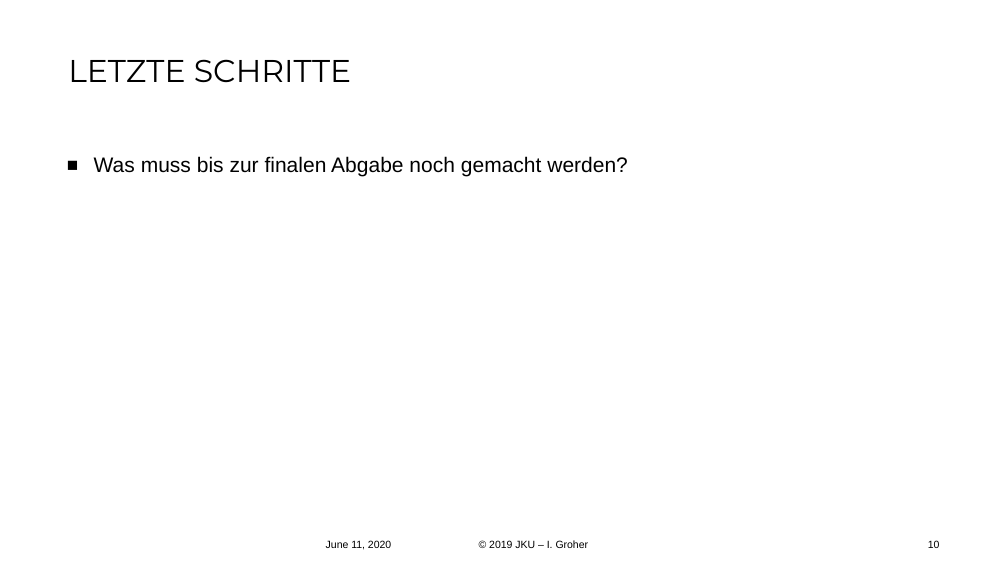
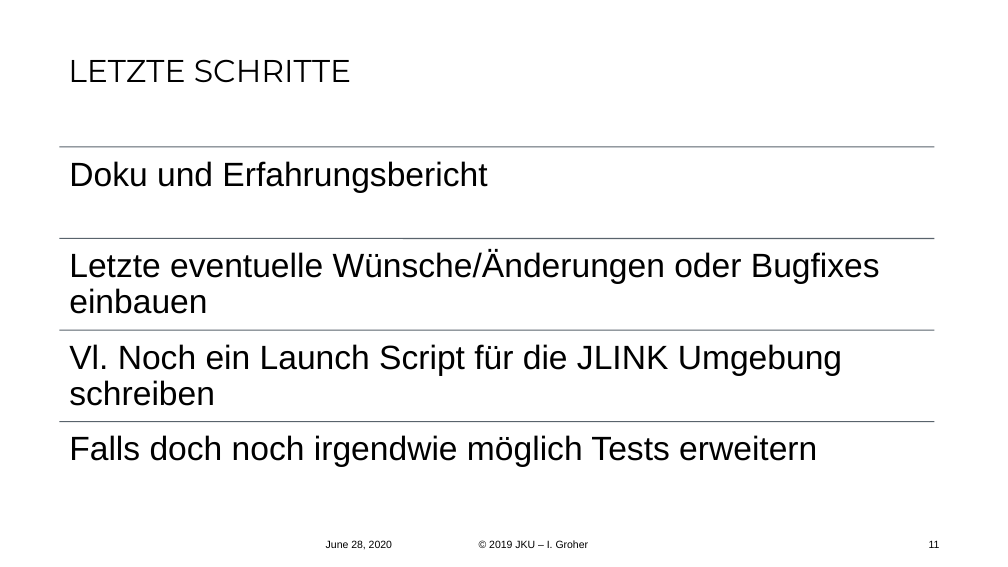
Before and after one commit to FireRedDev/TaskyCompanion, a slide deck: slide 11 of Release 3.pptx (slide 10 before the commit). Drawn at 1008x567 pixels with LibreOffice and Linux fonts; fonts in the diff are those of the drawing; background and template pictures are left out. Boxes give left, top, right and bottom in pixels: in the first picture for what was removed or moved away, otherwise in the second. Text is boxed around its words. In the diff, an @@ line names an element or a change of style, - is before the commit and + after.

Commit message:
presentation changes

```diff
--- a/Release 3.pptx
+++ b/Release 3.pptx
@@ text removed at [94, 156, 628, 177] @@
-■ Was muss bis zur finalen Abgabe noch gemacht werden?
@@ group added at [59, 147, 935, 467]: 4 lines, 4 texts @@
+Doku und Erfahrungsbericht
+Letzte eventuelle Wünsche/Änderungen oder Bugfixes einbauen
+Vl. Noch ein Launch Script für die JLINK Umgebung schreiben
+Falls doch noch irgendwie möglich Tests erweitern
@@ text at [326, 540, 392, 549]: text changed @@
-June 11, 2020
+June 28, 2020
@@ page number at [929, 540, 940, 548]: text changed @@
-10
+11
```
Also in this commit, not shown: 8 other slides changed, 2 slides added, 1 slide removed, 1 other file.
